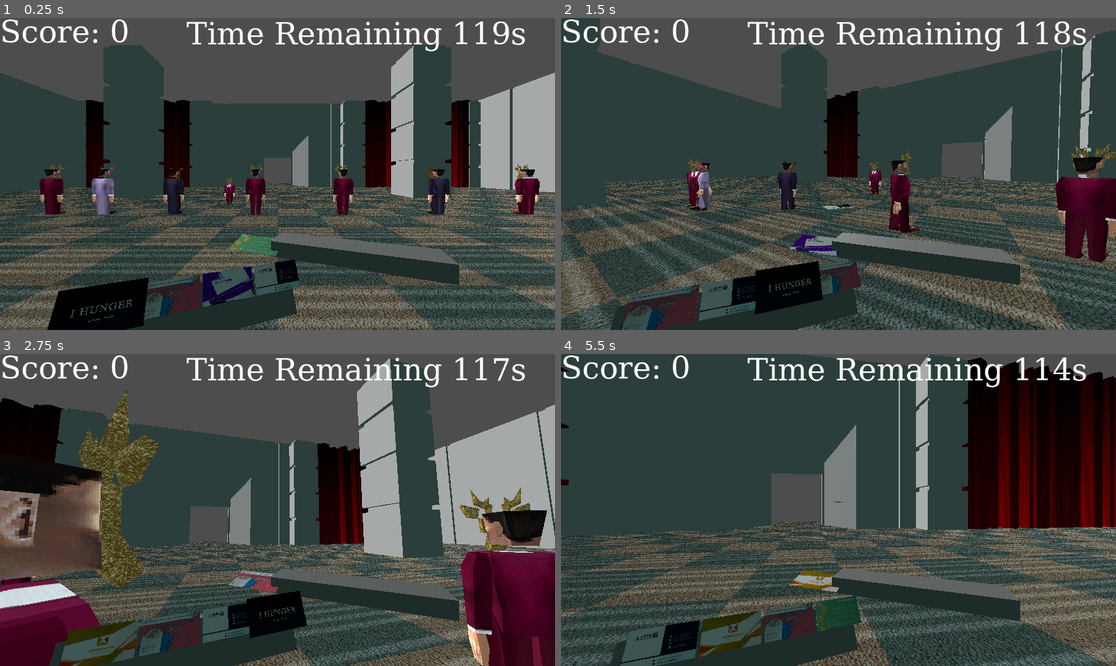
Above: before the commit, frames 1-4 (two rows, left to right).
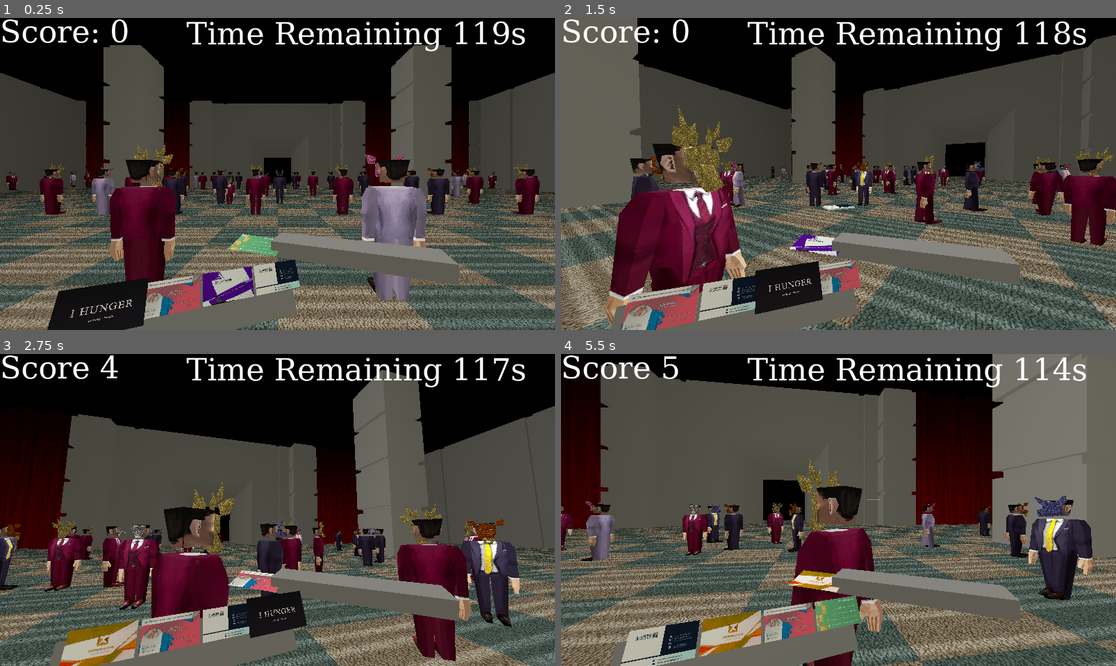
Above: after the commit, the same moments.

Repository: BlackBrad/network-ninja
Game: Godot game, scene res://scenes/test_level.tscn
The game is run twice, just before and just after one commit, with the same random seed, the same clock (stepped at 60 frames per second) and the same inputs.
Inputs (mouse positions are in pixels of both pictures, inside the frame that each line leads up to):
- Up to frame 1 (0.25 s): no input
- Up to frame 2 (1.5 s): tap Enter (ui_accept) at 0.5, 0.77 s; move the mouse to (866, 174) at 0.52 s; hold W (move_forward) from 0.53 s (still down); click (866, 174) at 0.6 s; move the mouse to (810, 174) at 1.27 s; click (810, 174) at 1.35 s
- Up to frame 3 (2.75 s): keep holding W (move_forward); tap Enter (ui_accept) at 1.52 s; move the mouse to (288, 503) at 2.02 s; click (288, 503) at 2.1 s
- Up to frame 4 (5.5 s): keep holding W (move_forward); move the mouse to (832, 516) at 2.77 s; click (832, 516) at 2.85 s; tap Enter (ui_accept) at 3.02, 3.77, 4.52 s; move the mouse to (877, 513) at 3.52 s; click (877, 513) at 3.6 s; move the mouse to (794, 506) at 4.27 s; click (794, 506) at 4.35 s; move the mouse to (844, 510) at 5.02 s; click (844, 510) at 5.1 s

The runs differ from the first frame. In frame 1, 59% of the frame differs, in the area x 0-100%, y 0-100%; in frame 2, 74%; in frame 3, 89%; in frame 4, 90%.

Commit message:
now it's a party

Diff:
--- a/scenes/test_level.tscn
+++ b/scenes/test_level.tscn
@@ -1,19 +1,24 @@
 [gd_scene load_steps=12 format=3 uid="uid://dcp57wnxwqpe2"]
 
-[ext_resource type="PackedScene" uid="uid://dwtb7l5ft0omk" path="res://scenes/hud.tscn" id="1_tntyl"]
+[ext_resource type="PackedScene" path="res://scenes/hud.tscn" id="1_tntyl"]
 [ext_resource type="PackedScene" uid="uid://dd7n7yllnkgkt" path="res://scenes/player.tscn" id="1_wn24y"]
 [ext_resource type="PackedScene" uid="uid://cy3ros6x4injp" path="res://scenes/atendee.tscn" id="2_0xd3t"]
 [ext_resource type="Script" path="res://scripts/RestartTimer.gd" id="3_arute"]
 [ext_resource type="AudioStream" uid="uid://cl1de75dcn4st" path="res://audio/music/8bit Bossa-distored.mp3" id="4_h6h16"]
-[ext_resource type="PackedScene" uid="uid://5nh4xmr1vi8y" path="res://scenes/the_room.tscn" id="4_y4mcg"]
+[ext_resource type="PackedScene" uid="uid://dfb8lajptnv6" path="res://scenes/the_room.tscn" id="4_y4mcg"]
 [ext_resource type="Script" path="res://scripts/Audio.gd" id="5_odctq"]
 [ext_resource type="AudioStream" uid="uid://chft6fpi5hr4" path="res://audio/music/Dark-Intro-distorted-speedup-16.mp3" id="5_xmq4a"]
 [ext_resource type="AudioStream" uid="uid://8otauxw5l60a" path="res://audio/sound_effects/relaxing-music-original-viking-attacking-battle-horn-116623.mp3" id="6_wrhj2"]
 [ext_resource type="Script" path="res://scripts/LevelTimer.gd" id="8_rudoo"]
 
 [sub_resource type="Environment" id="Environment_8wp53"]
+background_mode = 1
 ambient_light_source = 2
-ambient_light_color = Color(0.243137, 0.341176, 0.329412, 1)
+ambient_light_color = Color(0.690196, 0.678431, 0.607843, 1)
+fog_enabled = true
+fog_light_color = Color(0, 0, 0, 1)
+fog_light_energy = 1.38
+fog_density = 0.035
 
 [node name="test_level" type="Node3D"]
 
@@ -59,31 +64,8 @@
 environment = SubResource("Environment_8wp53")
 
 [node name="DirectionalLight3D" type="DirectionalLight3D" parent="WorldEnvironment"]
-transform = Transform3D(0.731532, 0, -0.681807, 0.311356, -0.88964, 0.334064, -0.606562, -0.456663, -0.6508, -4.58974, 8.55828, -4.38101)
-
-[node name="Atendee" parent="." instance=ExtResource("2_0xd3t")]
-transform = Transform3D(1, 0, 0, 0, 1, 0, 0, 0, 1, -10, 2, -7)
-
-[node name="Atendee2" parent="." instance=ExtResource("2_0xd3t")]
-transform = Transform3D(1, 0, 0, 0, 1, 0, 0, 0, 1, -7.72784, 2, -7)
-
-[node name="Atendee3" parent="." instance=ExtResource("2_0xd3t")]
-transform = Transform3D(1, 0, 0, 0, 1, 0, 0, 0, 1, -4.59248, 2, -7)
-
-[node name="Atendee4" parent="." instance=ExtResource("2_0xd3t")]
-transform = Transform3D(1, 0, 0, 0, 1, 0, 0, 0, 1, -0.962655, 2, -7)
-
-[node name="Atendee5" parent="." instance=ExtResource("2_0xd3t")]
-transform = Transform3D(1, 0, 0, 0, 1, 0, 0, 0, 1, 2.9035, 2, -7)
-
-[node name="Atendee6" parent="." instance=ExtResource("2_0xd3t")]
-transform = Transform3D(1, 0, 0, 0, 1, 0, 0, 0, 1, 7.12844, 2, -7)
-
-[node name="Atendee7" parent="." instance=ExtResource("2_0xd3t")]
-transform = Transform3D(1, 0, 0, 0, 1, 0, 0, 0, 1, 11.0667, 2, -7)
-
-[node name="Atendee8" parent="." instance=ExtResource("2_0xd3t")]
-transform = Transform3D(1, 0, 0, 0, 1, 0, 0, 0, 1, 14.6316, 2, -7)
+transform = Transform3D(0.763471, -0.56294, -0.316562, 0.0835874, -0.399904, 0.912738, -0.640411, -0.723309, -0.25826, -4.58974, 8.55828, -4.38101)
+light_energy = 0.461
 
 [node name="Audio" type="Node" parent="." groups=["audio"]]
 script = ExtResource("5_odctq")
@@ -101,4 +83,372 @@
 
 [node name="VoicePlayer" type="AudioStreamPlayer" parent="Audio"]
 
+[node name="attendee_grp" type="Node3D" parent="."]
+
+[node name="Atendee" parent="attendee_grp" instance=ExtResource("2_0xd3t")]
+transform = Transform3D(1, 0, 0, 0, 1, 0, 0, 0, 1, -10, 2, -7)
+
+[node name="Atendee2" parent="attendee_grp" instance=ExtResource("2_0xd3t")]
+transform = Transform3D(1, 0, 0, 0, 1, 0, 0, 0, 1, -7.72784, 2, -7)
+
+[node name="Atendee3" parent="attendee_grp" instance=ExtResource("2_0xd3t")]
+transform = Transform3D(1, 0, 0, 0, 1, 0, 0, 0, 1, -4.59248, 2, -7)
+
+[node name="Atendee4" parent="attendee_grp" instance=ExtResource("2_0xd3t")]
+transform = Transform3D(1, 0, 0, 0, 1, 0, 0, 0, 1, -0.962655, 2, -7)
+
+[node name="Atendee5" parent="attendee_grp" instance=ExtResource("2_0xd3t")]
+transform = Transform3D(1, 0, 0, 0, 1, 0, 0, 0, 1, 2.9035, 2, -7)
+
+[node name="Atendee6" parent="attendee_grp" instance=ExtResource("2_0xd3t")]
+transform = Transform3D(1, 0, 0, 0, 1, 0, 0, 0, 1, 7.12844, 2, -7)
+
+[node name="Atendee7" parent="attendee_grp" instance=ExtResource("2_0xd3t")]
+transform = Transform3D(1, 0, 0, 0, 1, 0, 0, 0, 1, 11.0667, 2, -7)
+
+[node name="Atendee81" parent="attendee_grp" instance=ExtResource("2_0xd3t")]
+transform = Transform3D(1, 0, 0, 0, 1, 0, 0, 0, 1, -8.90559, 2, -10.5138)
+
+[node name="Atendee82" parent="attendee_grp" instance=ExtResource("2_0xd3t")]
+transform = Transform3D(1, 0, 0, 0, 1, 0, 0, 0, 1, -6.63343, 2, -10.5138)
+
+[node name="Atendee83" parent="attendee_grp" instance=ExtResource("2_0xd3t")]
+transform = Transform3D(1, 0, 0, 0, 1, 0, 0, 0, 1, -3.49807, 2, -10.5138)
+
+[node name="Atendee84" parent="attendee_grp" instance=ExtResource("2_0xd3t")]
+transform = Transform3D(1, 0, 0, 0, 1, 0, 0, 0, 1, 0.131753, 2, -10.5138)
+
+[node name="Atendee85" parent="attendee_grp" instance=ExtResource("2_0xd3t")]
+transform = Transform3D(1, 0, 0, 0, 1, 0, 0, 0, 1, 3.99791, 2, -10.5138)
+
+[node name="Atendee86" parent="attendee_grp" instance=ExtResource("2_0xd3t")]
+transform = Transform3D(1, 0, 0, 0, 1, 0, 0, 0, 1, 8.22285, 2, -10.5138)
+
+[node name="Atendee87" parent="attendee_grp" instance=ExtResource("2_0xd3t")]
+transform = Transform3D(1, 0, 0, 0, 1, 0, 0, 0, 1, 12.1611, 2, -10.5138)
+
+[node name="Atendee88" parent="attendee_grp" instance=ExtResource("2_0xd3t")]
+transform = Transform3D(1, 0, 0, 0, 1, 0, 0, 0, 1, -10.9056, 2, -21.5138)
+
+[node name="Atendee89" parent="attendee_grp" instance=ExtResource("2_0xd3t")]
+transform = Transform3D(1, 0, 0, 0, 1, 0, 0, 0, 1, -8.63343, 2, -21.5138)
+
+[node name="Atendee90" parent="attendee_grp" instance=ExtResource("2_0xd3t")]
+transform = Transform3D(1, 0, 0, 0, 1, 0, 0, 0, 1, -5.49807, 2, -21.5138)
+
+[node name="Atendee91" parent="attendee_grp" instance=ExtResource("2_0xd3t")]
+transform = Transform3D(1, 0, 0, 0, 1, 0, 0, 0, 1, -1.86825, 2, -21.5138)
+
+[node name="Atendee92" parent="attendee_grp" instance=ExtResource("2_0xd3t")]
+transform = Transform3D(1, 0, 0, 0, 1, 0, 0, 0, 1, 1.99791, 2, -21.5138)
+
+[node name="Atendee93" parent="attendee_grp" instance=ExtResource("2_0xd3t")]
+transform = Transform3D(1, 0, 0, 0, 1, 0, 0, 0, 1, 6.22285, 2, -21.5138)
+
+[node name="Atendee94" parent="attendee_grp" instance=ExtResource("2_0xd3t")]
+transform = Transform3D(1, 0, 0, 0, 1, 0, 0, 0, 1, 10.1611, 2, -21.5138)
+
+[node name="Atendee95" parent="attendee_grp" instance=ExtResource("2_0xd3t")]
+transform = Transform3D(1, 0, 0, 0, 1, 0, 0, 0, 1, -10.3566, 2, -23.9615)
+
+[node name="Atendee96" parent="attendee_grp" instance=ExtResource("2_0xd3t")]
+transform = Transform3D(1, 0, 0, 0, 1, 0, 0, 0, 1, -8.08445, 2, -23.9615)
+
+[node name="Atendee97" parent="attendee_grp" instance=ExtResource("2_0xd3t")]
+transform = Transform3D(1, 0, 0, 0, 1, 0, 0, 0, 1, -4.94909, 2, -23.9615)
+
+[node name="Atendee98" parent="attendee_grp" instance=ExtResource("2_0xd3t")]
+transform = Transform3D(1, 0, 0, 0, 1, 0, 0, 0, 1, -1.31927, 2, -23.9615)
+
+[node name="Atendee99" parent="attendee_grp" instance=ExtResource("2_0xd3t")]
+transform = Transform3D(1, 0, 0, 0, 1, 0, 0, 0, 1, 2.54689, 2, -23.9615)
+
+[node name="Atendee100" parent="attendee_grp" instance=ExtResource("2_0xd3t")]
+transform = Transform3D(1, 0, 0, 0, 1, 0, 0, 0, 1, 6.77183, 2, -23.9615)
+
+[node name="Atendee101" parent="attendee_grp" instance=ExtResource("2_0xd3t")]
+transform = Transform3D(1, 0, 0, 0, 1, 0, 0, 0, 1, 10.7101, 2, -23.9615)
+
+[node name="Atendee102" parent="attendee_grp" instance=ExtResource("2_0xd3t")]
+transform = Transform3D(1, 0, 0, 0, 1, 0, 0, 0, 1, -7.35661, 2, -0.961485)
+
+[node name="Atendee103" parent="attendee_grp" instance=ExtResource("2_0xd3t")]
+transform = Transform3D(1, 0, 0, 0, 1, 0, 0, 0, 1, -5.08445, 2, -0.961485)
+
+[node name="Atendee104" parent="attendee_grp" instance=ExtResource("2_0xd3t")]
+transform = Transform3D(1, 0, 0, 0, 1, 0, 0, 0, 1, -1.94909, 2, -0.961485)
+
+[node name="Atendee105" parent="attendee_grp" instance=ExtResource("2_0xd3t")]
+transform = Transform3D(1, 0, 0, 0, 1, 0, 0, 0, 1, 1.68073, 2, -0.961485)
+
+[node name="Atendee106" parent="attendee_grp" instance=ExtResource("2_0xd3t")]
+transform = Transform3D(1, 0, 0, 0, 1, 0, 0, 0, 1, 5.54689, 2, -0.961485)
+
+[node name="Atendee107" parent="attendee_grp" instance=ExtResource("2_0xd3t")]
+transform = Transform3D(1, 0, 0, 0, 1, 0, 0, 0, 1, 9.77183, 2, -0.961485)
+
+[node name="Atendee108" parent="attendee_grp" instance=ExtResource("2_0xd3t")]
+transform = Transform3D(1, 0, 0, 0, 1, 0, 0, 0, 1, 13.7101, 2, -0.961485)
+
+[node name="Atendee109" parent="attendee_grp" instance=ExtResource("2_0xd3t")]
+transform = Transform3D(1, 0, 0, 0, 1, 0, 0, 0, 1, -7.87368, 2, 3.41216)
+
+[node name="Atendee110" parent="attendee_grp" instance=ExtResource("2_0xd3t")]
+transform = Transform3D(1, 0, 0, 0, 1, 0, 0, 0, 1, -5.60152, 2, 3.41216)
+
+[node name="Atendee111" parent="attendee_grp" instance=ExtResource("2_0xd3t")]
+transform = Transform3D(1, 0, 0, 0, 1, 0, 0, 0, 1, -2.46616, 2, 3.41216)
+
+[node name="Atendee112" parent="attendee_grp" instance=ExtResource("2_0xd3t")]
+transform = Transform3D(1, 0, 0, 0, 1, 0, 0, 0, 1, 1.16367, 2, 3.41216)
+
+[node name="Atendee113" parent="attendee_grp" instance=ExtResource("2_0xd3t")]
+transform = Transform3D(1, 0, 0, 0, 1, 0, 0, 0, 1, 5.02982, 2, 3.41216)
+
+[node name="Atendee114" parent="attendee_grp" instance=ExtResource("2_0xd3t")]
+transform = Transform3D(1, 0, 0, 0, 1, 0, 0, 0, 1, 9.25476, 2, 3.41216)
+
+[node name="Atendee115" parent="attendee_grp" instance=ExtResource("2_0xd3t")]
+transform = Transform3D(1, 0, 0, 0, 1, 0, 0, 0, 1, 13.193, 2, 3.41216)
+
+[node name="Atendee116" parent="attendee_grp" instance=ExtResource("2_0xd3t")]
+transform = Transform3D(1, 0, 0, 0, 1, 0, 0, 0, 1, -8.87368, 2, 12.4122)
+
+[node name="Atendee117" parent="attendee_grp" instance=ExtResource("2_0xd3t")]
+transform = Transform3D(1, 0, 0, 0, 1, 0, 0, 0, 1, -6.60152, 2, 12.4122)
+
+[node name="Atendee118" parent="attendee_grp" instance=ExtResource("2_0xd3t")]
+transform = Transform3D(1, 0, 0, 0, 1, 0, 0, 0, 1, -3.46616, 2, 12.4122)
+
+[node name="Atendee119" parent="attendee_grp" instance=ExtResource("2_0xd3t")]
+transform = Transform3D(1, 0, 0, 0, 1, 0, 0, 0, 1, 0.163666, 2, 12.4122)
+
+[node name="Atendee120" parent="attendee_grp" instance=ExtResource("2_0xd3t")]
+transform = Transform3D(1, 0, 0, 0, 1, 0, 0, 0, 1, 4.02982, 2, 12.4122)
+
+[node name="Atendee121" parent="attendee_grp" instance=ExtResource("2_0xd3t")]
+transform = Transform3D(1, 0, 0, 0, 1, 0, 0, 0, 1, 8.25476, 2, 12.4122)
+
+[node name="Atendee122" parent="attendee_grp" instance=ExtResource("2_0xd3t")]
+transform = Transform3D(1, 0, 0, 0, 1, 0, 0, 0, 1, 12.193, 2, 12.4122)
+
+[node name="Atendee8" parent="attendee_grp" instance=ExtResource("2_0xd3t")]
+transform = Transform3D(1, 0, 0, 0, 1, 0, 0, 0, 1, 14.6316, 2, -7)
+
+[node name="Atendee9" parent="attendee_grp" instance=ExtResource("2_0xd3t")]
+transform = Transform3D(1, 0, 0, 0, 1, 0, 0, 0, 1, -10, 2, 6.9919)
+
+[node name="Atendee10" parent="attendee_grp" instance=ExtResource("2_0xd3t")]
+transform = Transform3D(1, 0, 0, 0, 1, 0, 0, 0, 1, -7.72784, 2, 6.9919)
+
+[node name="Atendee11" parent="attendee_grp" instance=ExtResource("2_0xd3t")]
+transform = Transform3D(1, 0, 0, 0, 1, 0, 0, 0, 1, -4.59248, 2, 6.9919)
+
+[node name="Atendee12" parent="attendee_grp" instance=ExtResource("2_0xd3t")]
+transform = Transform3D(1, 0, 0, 0, 1, 0, 0, 0, 1, -0.962655, 2, 6.9919)
+
+[node name="Atendee13" parent="attendee_grp" instance=ExtResource("2_0xd3t")]
+transform = Transform3D(1, 0, 0, 0, 1, 0, 0, 0, 1, 2.9035, 2, 6.9919)
+
+[node name="Atendee14" parent="attendee_grp" instance=ExtResource("2_0xd3t")]
+transform = Transform3D(1, 0, 0, 0, 1, 0, 0, 0, 1, 7.12844, 2, 6.9919)
+
+[node name="Atendee15" parent="attendee_grp" instance=ExtResource("2_0xd3t")]
+transform = Transform3D(1, 0, 0, 0, 1, 0, 0, 0, 1, 11.0667, 2, 6.9919)
+
+[node name="Atendee16" parent="attendee_grp" instance=ExtResource("2_0xd3t")]
+transform = Transform3D(1, 0, 0, 0, 1, 0, 0, 0, 1, 14.6316, 2, 6.9919)
+
+[node name="Atendee17" parent="attendee_grp" instance=ExtResource("2_0xd3t")]
+transform = Transform3D(1, 0, 0, 0, 1, 0, 0, 0, 1, -10, 2, 15.9919)
+
+[node name="Atendee18" parent="attendee_grp" instance=ExtResource("2_0xd3t")]
+transform = Transform3D(1, 0, 0, 0, 1, 0, 0, 0, 1, -7.72784, 2, 15.9919)
+
+[node name="Atendee19" parent="attendee_grp" instance=ExtResource("2_0xd3t")]
+transform = Transform3D(1, 0, 0, 0, 1, 0, 0, 0, 1, -4.59248, 2, 15.9919)
+
+[node name="Atendee20" parent="attendee_grp" instance=ExtResource("2_0xd3t")]
+transform = Transform3D(1, 0, 0, 0, 1, 0, 0, 0, 1, -0.962655, 2, 15.9919)
+
+[node name="Atendee21" parent="attendee_grp" instance=ExtResource("2_0xd3t")]
+transform = Transform3D(1, 0, 0, 0, 1, 0, 0, 0, 1, 2.9035, 2, 15.9919)
+
+[node name="Atendee22" parent="attendee_grp" instance=ExtResource("2_0xd3t")]
+transform = Transform3D(1, 0, 0, 0, 1, 0, 0, 0, 1, 7.12844, 2, 15.9919)
+
+[node name="Atendee23" parent="attendee_grp" instance=ExtResource("2_0xd3t")]
+transform = Transform3D(1, 0, 0, 0, 1, 0, 0, 0, 1, 11.0667, 2, 15.9919)
+
+[node name="Atendee24" parent="attendee_grp" instance=ExtResource("2_0xd3t")]
+transform = Transform3D(1, 0, 0, 0, 1, 0, 0, 0, 1, 14.6316, 2, 15.9919)
+
+[node name="Atendee25" parent="attendee_grp" instance=ExtResource("2_0xd3t")]
+transform = Transform3D(1, 0, 0, 0, 1, 0, 0, 0, 1, -10, 2, 24.9445)
+
+[node name="Atendee26" parent="attendee_grp" instance=ExtResource("2_0xd3t")]
+transform = Transform3D(1, 0, 0, 0, 1, 0, 0, 0, 1, -7.72784, 2, 24.9445)
+
+[node name="Atendee27" parent="attendee_grp" instance=ExtResource("2_0xd3t")]
+transform = Transform3D(1, 0, 0, 0, 1, 0, 0, 0, 1, -4.59248, 2, 24.9445)
+
+[node name="Atendee28" parent="attendee_grp" instance=ExtResource("2_0xd3t")]
+transform = Transform3D(1, 0, 0, 0, 1, 0, 0, 0, 1, -0.962655, 2, 24.9445)
+
+[node name="Atendee29" parent="attendee_grp" instance=ExtResource("2_0xd3t")]
+transform = Transform3D(1, 0, 0, 0, 1, 0, 0, 0, 1, 2.9035, 2, 24.9445)
+
+[node name="Atendee30" parent="attendee_grp" instance=ExtResource("2_0xd3t")]
+transform = Transform3D(1, 0, 0, 0, 1, 0, 0, 0, 1, 7.12844, 2, 24.9445)
+
+[node name="Atendee31" parent="attendee_grp" instance=ExtResource("2_0xd3t")]
+transform = Transform3D(1, 0, 0, 0, 1, 0, 0, 0, 1, 11.0667, 2, 24.9445)
+
+[node name="Atendee32" parent="attendee_grp" instance=ExtResource("2_0xd3t")]
+transform = Transform3D(1, 0, 0, 0, 1, 0, 0, 0, 1, 14.6316, 2, 24.9445)
+
+[node name="Atendee33" parent="attendee_grp" instance=ExtResource("2_0xd3t")]
+transform = Transform3D(1, 0, 0, 0, 1, 0, 0, 0, 1, -10, 2, 31.9445)
+
+[node name="Atendee34" parent="attendee_grp" instance=ExtResource("2_0xd3t")]
+transform = Transform3D(1, 0, 0, 0, 1, 0, 0, 0, 1, -7.72784, 2, 31.9445)
+
+[node name="Atendee35" parent="attendee_grp" instance=ExtResource("2_0xd3t")]
+transform = Transform3D(1, 0, 0, 0, 1, 0, 0, 0, 1, -4.59248, 2, 31.9445)
+
+[node name="Atendee36" parent="attendee_grp" instance=ExtResource("2_0xd3t")]
+transform = Transform3D(1, 0, 0, 0, 1, 0, 0, 0, 1, -0.962655, 2, 31.9445)
+
+[node name="Atendee37" parent="attendee_grp" instance=ExtResource("2_0xd3t")]
+transform = Transform3D(1, 0, 0, 0, 1, 0, 0, 0, 1, 2.9035, 2, 31.9445)
+
+[node name="Atendee38" parent="attendee_grp" instance=ExtResource("2_0xd3t")]
+transform = Transform3D(1, 0, 0, 0, 1, 0, 0, 0, 1, 7.12844, 2, 31.9445)
+
+[node name="Atendee39" parent="attendee_grp" instance=ExtResource("2_0xd3t")]
+transform = Transform3D(1, 0, 0, 0, 1, 0, 0, 0, 1, 11.0667, 2, 31.9445)
+
+[node name="Atendee40" parent="attendee_grp" instance=ExtResource("2_0xd3t")]
+transform = Transform3D(1, 0, 0, 0, 1, 0, 0, 0, 1, 14.6316, 2, 31.9445)
+
+[node name="Atendee41" parent="attendee_grp" instance=ExtResource("2_0xd3t")]
+transform = Transform3D(1, 0, 0, 0, 1, 0, 0, 0, 1, -10, 2, -14.5612)
+
+[node name="Atendee42" parent="attendee_grp" instance=ExtResource("2_0xd3t")]
+transform = Transform3D(1, 0, 0, 0, 1, 0, 0, 0, 1, -7.72784, 2, -14.5612)
+
+[node name="Atendee43" parent="attendee_grp" instance=ExtResource("2_0xd3t")]
+transform = Transform3D(1, 0, 0, 0, 1, 0, 0, 0, 1, -4.59248, 2, -14.5612)
+
+[node name="Atendee44" parent="attendee_grp" instance=ExtResource("2_0xd3t")]
+transform = Transform3D(1, 0, 0, 0, 1, 0, 0, 0, 1, -0.962655, 2, -14.5612)
+
+[node name="Atendee45" parent="attendee_grp" instance=ExtResource("2_0xd3t")]
+transform = Transform3D(1, 0, 0, 0, 1, 0, 0, 0, 1, 2.9035, 2, -14.5612)
+
+[node name="Atendee46" parent="attendee_grp" instance=ExtResource("2_0xd3t")]
+transform = Transform3D(1, 0, 0, 0, 1, 0, 0, 0, 1, 7.12844, 2, -14.5612)
+
+[node name="Atendee47" parent="attendee_grp" instance=ExtResource("2_0xd3t")]
+transform = Transform3D(1, 0, 0, 0, 1, 0, 0, 0, 1, 11.0667, 2, -14.5612)
+
+[node name="Atendee48" parent="attendee_grp" instance=ExtResource("2_0xd3t")]
+transform = Transform3D(1, 0, 0, 0, 1, 0, 0, 0, 1, 14.6316, 2, -14.5612)
+
+[node name="Atendee49" parent="attendee_grp" instance=ExtResource("2_0xd3t")]
+transform = Transform3D(0.014573, 0, -0.999894, 0, 1, 0, 0.999894, 0, 0.014573, -28.5743, 2, 0.426647)
+
+[node name="Atendee50" parent="attendee_grp" instance=ExtResource("2_0xd3t")]
+transform = Transform3D(0.014573, 0, -0.999894, 0, 1, 0, 0.999894, 0, 0.014573, -28.5412, 2, 2.69856)
+
+[node name="Atendee51" parent="attendee_grp" instance=ExtResource("2_0xd3t")]
+transform = Transform3D(0.014573, 0, -0.999894, 0, 1, 0, 0.999894, 0, 0.014573, -28.4955, 2, 5.83359)
+
+[node name="Atendee52" parent="attendee_grp" instance=ExtResource("2_0xd3t")]
+transform = Transform3D(0.014573, 0, -0.999894, 0, 1, 0, 0.999894, 0, 0.014573, -28.4426, 2, 9.46303)
+
+[node name="Atendee53" parent="attendee_grp" instance=ExtResource("2_0xd3t")]
+transform = Transform3D(0.014573, 0, -0.999894, 0, 1, 0, 0.999894, 0, 0.014573, -28.3862, 2, 13.3288)
+
+[node name="Atendee54" parent="attendee_grp" instance=ExtResource("2_0xd3t")]
+transform = Transform3D(0.014573, 0, -0.999894, 0, 1, 0, 0.999894, 0, 0.014573, -28.3247, 2, 17.5533)
+
+[node name="Atendee55" parent="attendee_grp" instance=ExtResource("2_0xd3t")]
+transform = Transform3D(0.014573, 0, -0.999894, 0, 1, 0, 0.999894, 0, 0.014573, -28.2673, 2, 21.4911)
+
+[node name="Atendee56" parent="attendee_grp" instance=ExtResource("2_0xd3t")]
+transform = Transform3D(0.014573, 0, -0.999894, 0, 1, 0, 0.999894, 0, 0.014573, -28.2153, 2, 25.0556)
+
+[node name="Atendee57" parent="attendee_grp" instance=ExtResource("2_0xd3t")]
+transform = Transform3D(0.014573, 0, -0.999894, 0, 1, 0, 0.999894, 0, 0.014573, -29.5743, 2, -29.5734)
+
+[node name="Atendee58" parent="attendee_grp" instance=ExtResource("2_0xd3t")]
+transform = Transform3D(0.014573, 0, -0.999894, 0, 1, 0, 0.999894, 0, 0.014573, -29.5412, 2, -27.3014)
+
+[node name="Atendee59" parent="attendee_grp" instance=ExtResource("2_0xd3t")]
+transform = Transform3D(0.014573, 0, -0.999894, 0, 1, 0, 0.999894, 0, 0.014573, -29.4955, 2, -24.1664)
+
+[node name="Atendee60" parent="attendee_grp" instance=ExtResource("2_0xd3t")]
+transform = Transform3D(0.014573, 0, -0.999894, 0, 1, 0, 0.999894, 0, 0.014573, -29.4426, 2, -20.537)
+
+[node name="Atendee61" parent="attendee_grp" instance=ExtResource("2_0xd3t")]
+transform = Transform3D(0.014573, 0, -0.999894, 0, 1, 0, 0.999894, 0, 0.014573, -29.3862, 2, -16.6712)
+
+[node name="Atendee62" parent="attendee_grp" instance=ExtResource("2_0xd3t")]
+transform = Transform3D(0.014573, 0, -0.999894, 0, 1, 0, 0.999894, 0, 0.014573, -29.3247, 2, -12.4467)
+
+[node name="Atendee63" parent="attendee_grp" instance=ExtResource("2_0xd3t")]
+transform = Transform3D(0.014573, 0, -0.999894, 0, 1, 0, 0.999894, 0, 0.014573, -29.2673, 2, -8.50889)
+
+[node name="Atendee64" parent="attendee_grp" instance=ExtResource("2_0xd3t")]
+transform = Transform3D(0.014573, 0, -0.999894, 0, 1, 0, 0.999894, 0, 0.014573, -29.2153, 2, -4.94437)
+
+[node name="Atendee65" parent="attendee_grp" instance=ExtResource("2_0xd3t")]
+transform = Transform3D(-0.0169986, 0, 0.999856, 0, 1, 0, -0.999856, 0, -0.0169986, 27.6291, 2, -2.71168)
+
+[node name="Atendee66" parent="attendee_grp" instance=ExtResource("2_0xd3t")]
+transform = Transform3D(-0.0169986, 0, 0.999856, 0, 1, 0, -0.999856, 0, -0.0169986, 27.5905, 2, -4.98351)
+
+[node name="Atendee67" parent="attendee_grp" instance=ExtResource("2_0xd3t")]
+transform = Transform3D(-0.0169986, 0, 0.999856, 0, 1, 0, -0.999856, 0, -0.0169986, 27.5372, 2, -8.11841)
+
+[node name="Atendee68" parent="attendee_grp" instance=ExtResource("2_0xd3t")]
+transform = Transform3D(-0.0169986, 0, 0.999856, 0, 1, 0, -0.999856, 0, -0.0169986, 27.4755, 2, -11.7477)
+
+[node name="Atendee69" parent="attendee_grp" instance=ExtResource("2_0xd3t")]
+transform = Transform3D(-0.0169986, 0, 0.999856, 0, 1, 0, -0.999856, 0, -0.0169986, 27.4097, 2, -15.6133)
+
+[node name="Atendee70" parent="attendee_grp" instance=ExtResource("2_0xd3t")]
+transform = Transform3D(-0.0169986, 0, 0.999856, 0, 1, 0, -0.999856, 0, -0.0169986, 27.3379, 2, -19.8376)
+
+[node name="Atendee71" parent="attendee_grp" instance=ExtResource("2_0xd3t")]
+transform = Transform3D(-0.0169986, 0, 0.999856, 0, 1, 0, -0.999856, 0, -0.0169986, 27.271, 2, -23.7753)
+
+[node name="Atendee72" parent="attendee_grp" instance=ExtResource("2_0xd3t")]
+transform = Transform3D(-0.0169986, 0, 0.999856, 0, 1, 0, -0.999856, 0, -0.0169986, 27.2104, 2, -27.3397)
+
+[node name="Atendee73" parent="attendee_grp" instance=ExtResource("2_0xd3t")]
+transform = Transform3D(-0.0169986, 0, 0.999856, 0, 1, 0, -0.999856, 0, -0.0169986, 27.6291, 2, 29.4926)
+
+[node name="Atendee74" parent="attendee_grp" instance=ExtResource("2_0xd3t")]
+transform = Transform3D(-0.0169986, 0, 0.999856, 0, 1, 0, -0.999856, 0, -0.0169986, 27.5905, 2, 27.2207)
+
+[node name="Atendee75" parent="attendee_grp" instance=ExtResource("2_0xd3t")]
+transform = Transform3D(-0.0169986, 0, 0.999856, 0, 1, 0, -0.999856, 0, -0.0169986, 27.5372, 2, 24.0858)
+
+[node name="Atendee76" parent="attendee_grp" instance=ExtResource("2_0xd3t")]
+transform = Transform3D(-0.0169986, 0, 0.999856, 0, 1, 0, -0.999856, 0, -0.0169986, 27.4755, 2, 20.4565)
+
+[node name="Atendee77" parent="attendee_grp" instance=ExtResource("2_0xd3t")]
+transform = Transform3D(-0.0169986, 0, 0.999856, 0, 1, 0, -0.999856, 0, -0.0169986, 27.4097, 2, 16.5909)
+
+[node name="Atendee78" parent="attendee_grp" instance=ExtResource("2_0xd3t")]
+transform = Transform3D(-0.0169986, 0, 0.999856, 0, 1, 0, -0.999856, 0, -0.0169986, 27.3379, 2, 12.3666)
+
+[node name="Atendee79" parent="attendee_grp" instance=ExtResource("2_0xd3t")]
+transform = Transform3D(-0.0169986, 0, 0.999856, 0, 1, 0, -0.999856, 0, -0.0169986, 27.271, 2, 8.4289)
+
+[node name="Atendee80" parent="attendee_grp" instance=ExtResource("2_0xd3t")]
+transform = Transform3D(-0.0169986, 0, 0.999856, 0, 1, 0, -0.999856, 0, -0.0169986, 27.2104, 2, 4.86452)
+
 [connection signal="timeout" from="LevelTimer" to="hud" method="_on_level_timer_timeout"]
